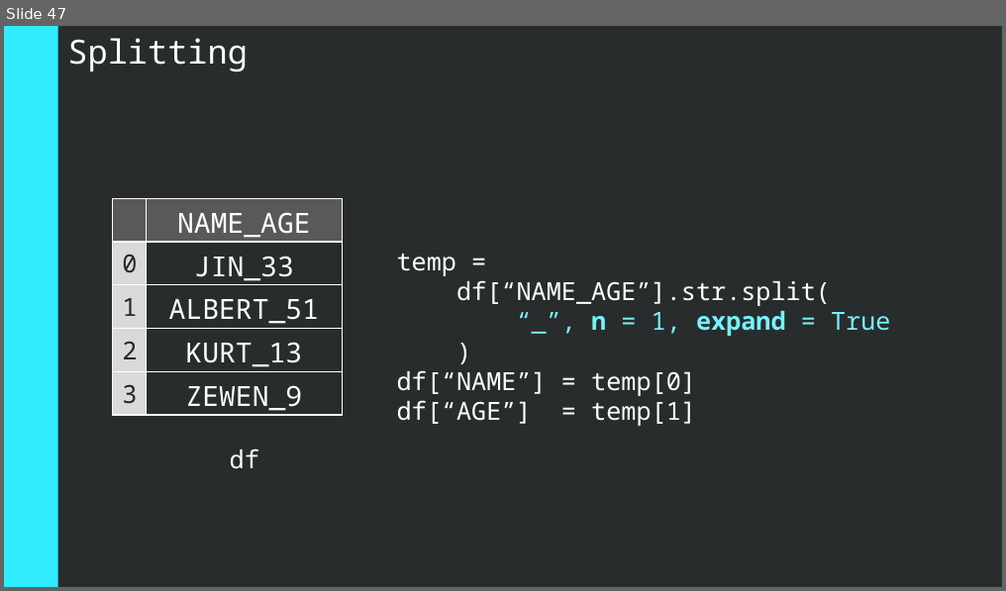
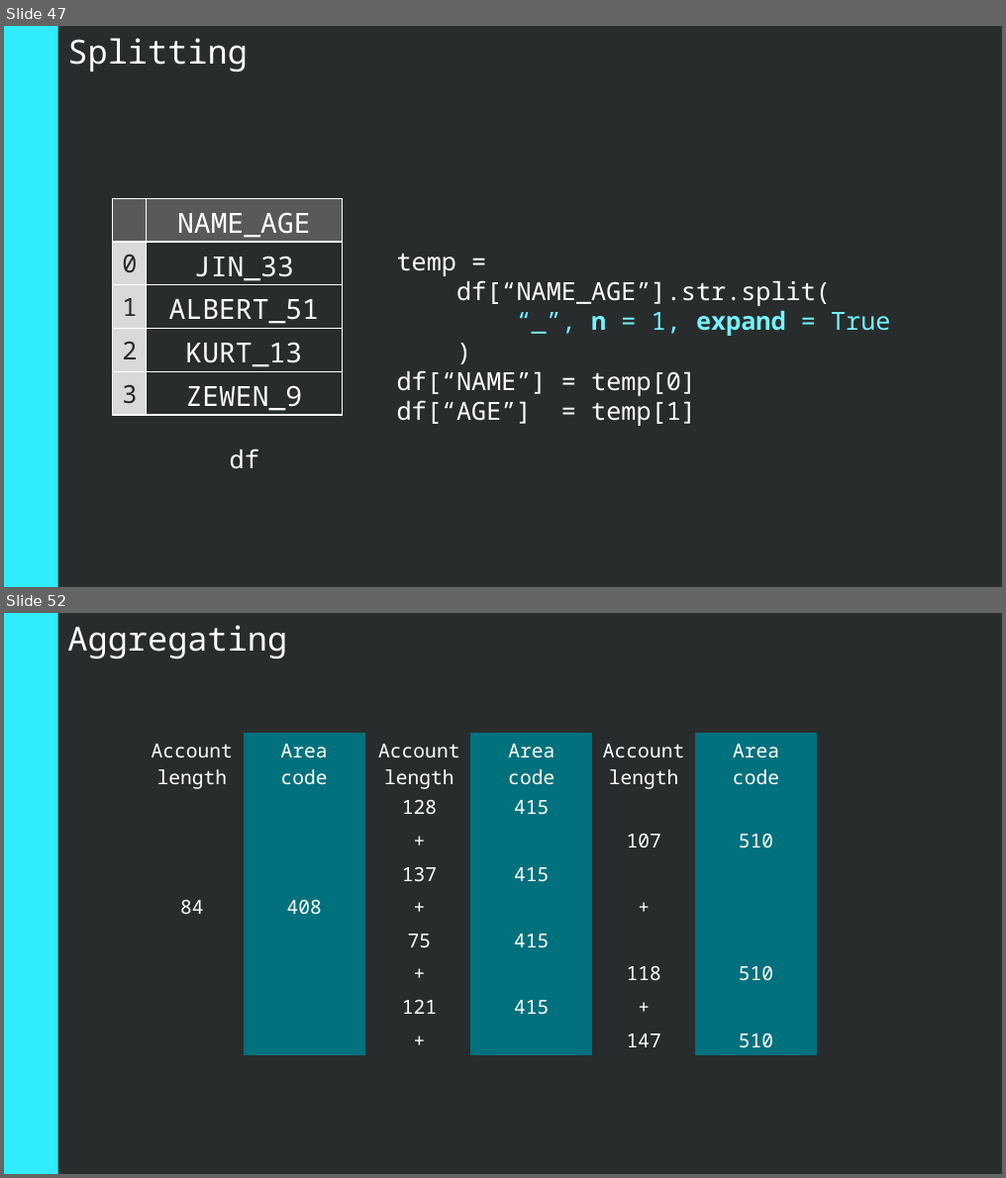
Before and after one commit to BowinJH/MLWeek-D1, a slide deck: src/presentation/Presentation.pptx. Shown one above the other, each under a label of ours: slide 47 before the commit, slides 47 and 52 after it; the slides between them are not shown. The pictures are 1006x591 and 1006x1178 pixels, drawn with LibreOffice and Linux fonts; fonts in the diff are those of the drawing. Boxes give left, top, right and bottom in pixels: in the first picture for what was removed or moved away, otherwise in the second. Text is boxed around its words. In the diff, an @@ line names an element or a change of style, - is before the commit and + after.

```diff
--- a/src/presentation/Presentation.pptx
+++ b/src/presentation/Presentation.pptx
@@ slide 52 added at box(4, 613, 1002, 1174), background #282C2C @@
@@ rectangle added at box(4, 613, 57, 1173), fill #31EBFF @@
@@ text added at box(67, 625, 287, 660), 24 pt, text #FFFFFF @@
+Aggregating
@@ table added at box(141, 733, 365, 1056), 9 rows, 2 columns @@
+Account length | Area code
+ | 
+ | 
+ | 
+84 | 408
+ | 
+ | 
+ | 
+ | 
@@ table added at box(368, 733, 593, 1056), 9 rows, 2 columns @@
+Account length | Area code
+128 | 415
++ | 
+137 | 415
++ | 
+75 | 415
++ | 
+121 | 415
++ | 
@@ table added at box(593, 733, 818, 1056), 9 rows, 2 columns @@
+Account length | Area code
+ | 
+107 | 510
+ | 
++ | 
+ | 
+118 | 510
++ | 
+147 | 510
```
Also in this commit, not shown: 10 other slides added, 1 other file.
